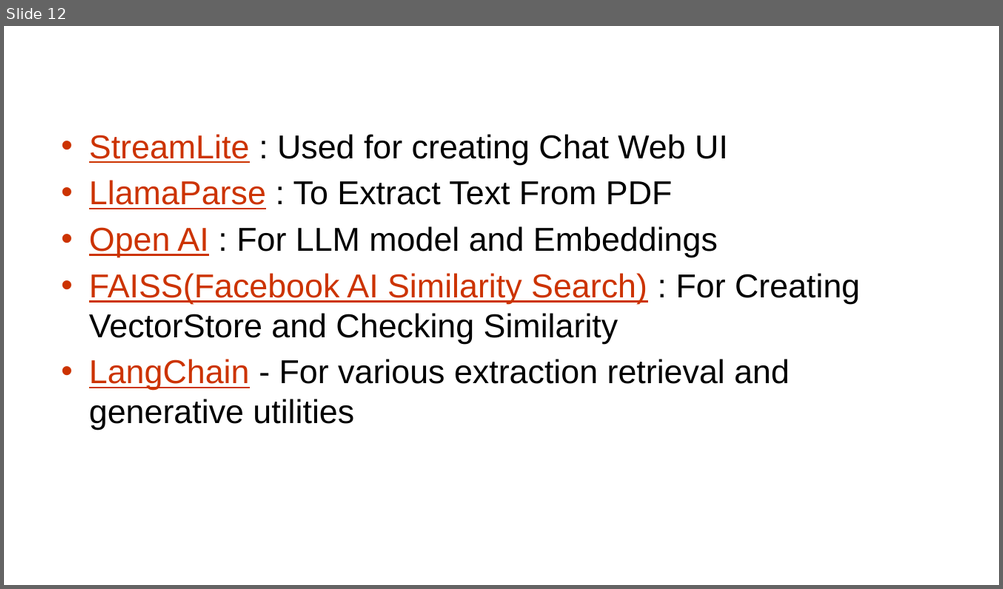
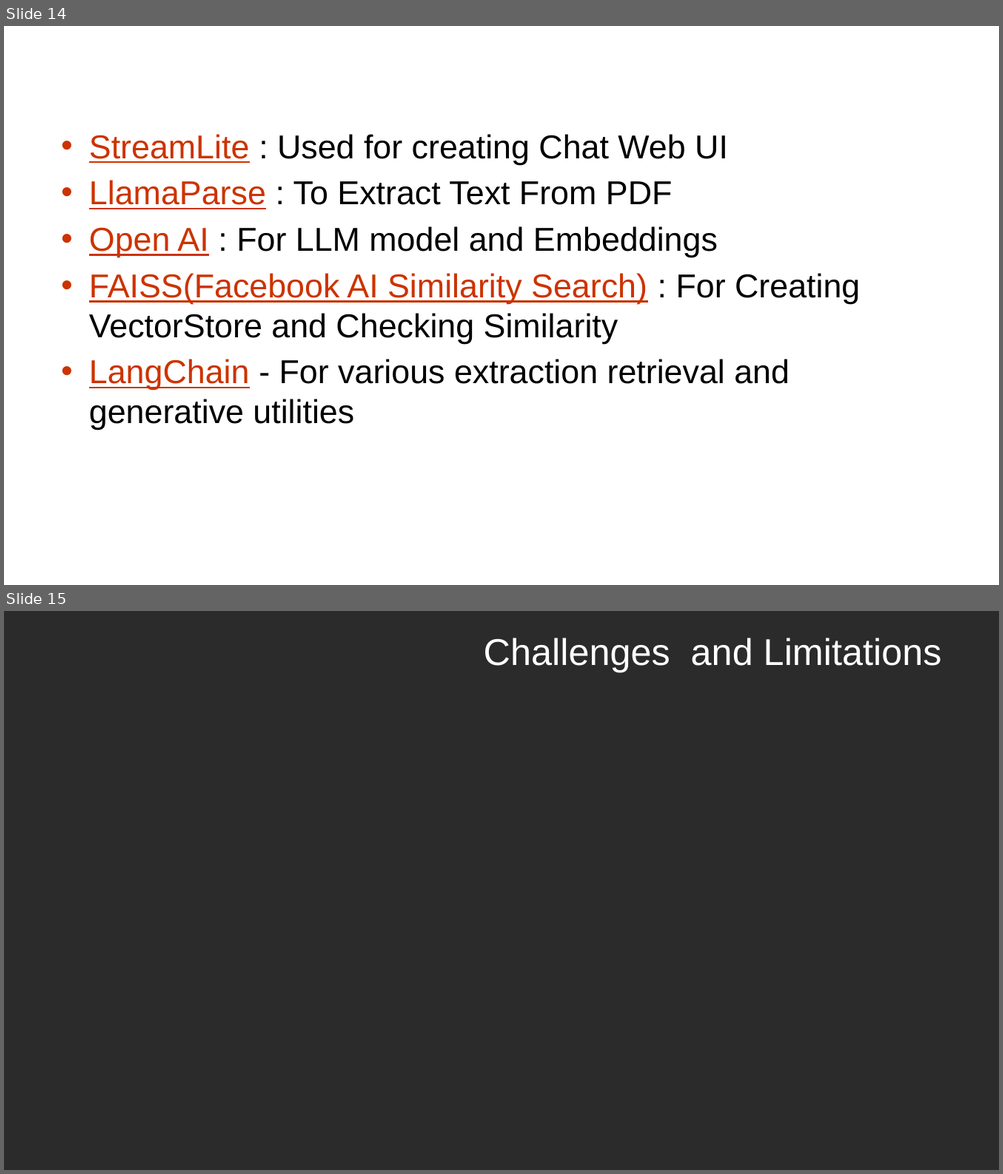
Before and after one commit to rgkannan676/Financial_Q-A_Chatbot, a slide deck: Kannan_QA_Chatbot_Assignment.pptx. Shown one above the other, each under a label of ours: slide 12 before the commit, slides 14 and 15 after it. The pictures are 1003x589 and 1003x1174 pixels, drawn with LibreOffice and Linux fonts; fonts in the diff are those of the drawing; background and template pictures are left out; a plain dark background stands for a picture behind light text. Boxes give left, top, right and bottom in pixels: in the first picture for what was removed or moved away, otherwise in the second. Text is boxed around its words. In the diff, an @@ line names an element or a change of style, - is before the commit and + after.

```diff
--- a/Kannan_QA_Chatbot_Assignment.pptx
+++ b/Kannan_QA_Chatbot_Assignment.pptx
@@ slide 15 added at <box>4,611,999,1170</box>, background picture (left out) @@
@@ title added at <box>484,638,942,672</box>, 36 pt, text #FFFFFF @@
+Challenges and Limitations
@@ what was slide 12 is now slide 14 @@
```
Also in this commit, not shown: 6 slides changed, 3 other slides added, 1 slide removed.
